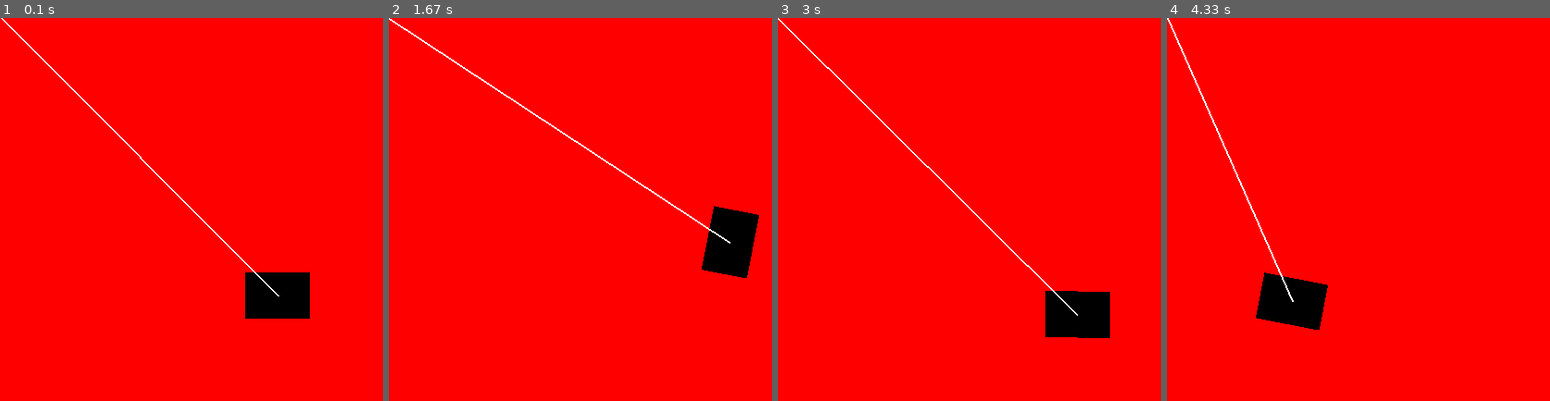
Above: before the commit, frames 1-4 (left to right).
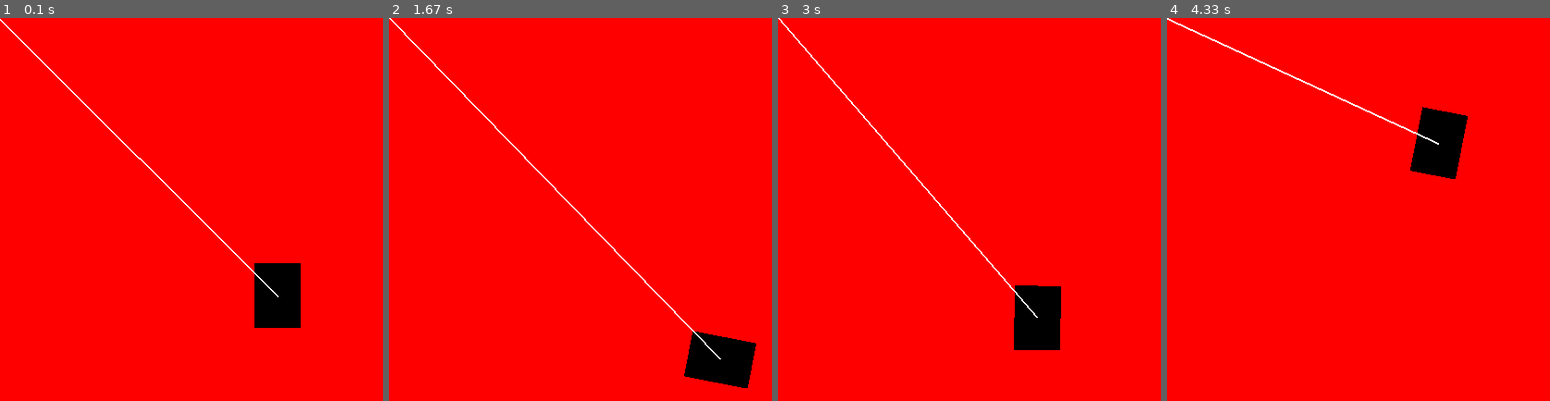
Above: after the commit, the same moments.

Repository: Pharaoh00/My-Experiments
Game: pygame game, started from test_rotate/test_rotate_v2.py
Two runs of this game, one before a commit and one after it. Both use one fixed random seed, a clock stepped at 60 frames per second and the inputs below.
Inputs:
- Up to frame 1 (0.1 s): no input
- Up to frame 2 (1.67 s): hold Right 0.33-0.8 s; hold Up 0.83-1.13 s; hold Right 1.17-1.63 s
- Up to frame 3 (3 s): hold Left 1.67-2.2 s; hold Down 2.23-2.53 s; hold Left 2.57-2.97 s
- Up to frame 4 (4.33 s): hold Up 3-3.37 s; hold Right 3.4-4.03 s; hold Down from 4.07 s (still down)

The runs differ from the first frame. In frame 1, 1.7% of the frame differs, in the area x 0-81%, y 0-81%; in frame 2, 4.9%, in the area x 0-97%, y 0-97%; in frame 3, 3.8%; in frame 4, 4.7%.

Commit message:
Update test_rotate_v2.py

Diff:
--- a/test_rotate/test_rotate_v2.py
+++ b/test_rotate/test_rotate_v2.py
@@ -19,13 +19,13 @@
     def __init__(self, position):
 
         pygame.sprite.Sprite.__init__(self) # Inicializando a Herança
-        self.image = pygame.Surface((70,50), pygame.SRCALPHA)
+        self.image = pygame.Surface((50,70), pygame.SRCALPHA)
         self.image.fill((0,0,0))
         self.original_image = self.image
         self.rect = self.image.get_rect(center=position)
         self.pos = Vector2(position)
         #self.vel = Vector2(0,0)
-        self.direction = Vector2(1,0)
+        self.direction = Vector2(0,1)
         self.speed = 0
         self.angle_speed = 0
         #self.angle = 0
